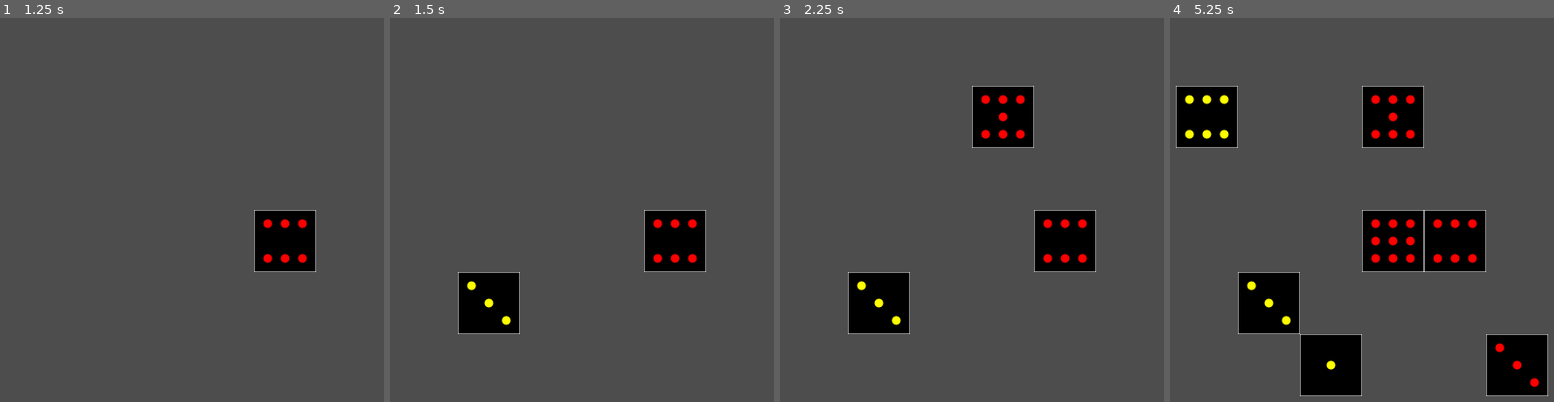
Above: before the commit, frames 1-4 (left to right).
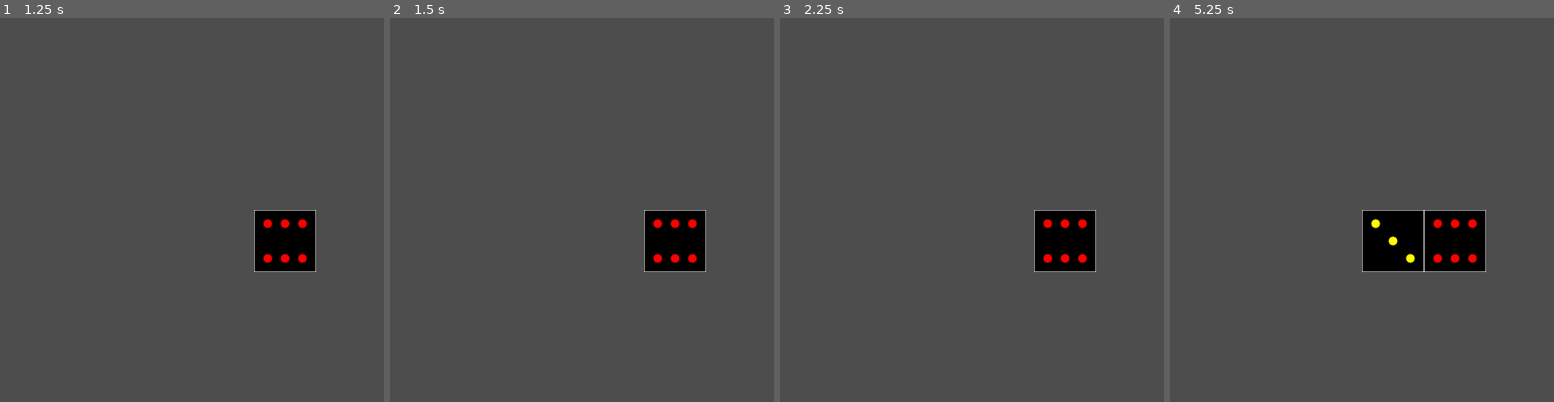
Above: after the commit, the same moments.

Repository: gturri/godot-test
Game: Godot game, scene res://test4-otnup/test4-otnup-main.tscn
The game is run twice, just before and just after one commit, with the same random seed, the same clock (stepped at 60 frames per second) and the same inputs. The project has no main scene, so this scene is started directly.
Inputs (mouse positions are in pixels of both pictures, inside the frame that each line leads up to):
- Up to frame 1 (1.25 s): tap Enter at 0.5 s; move the mouse to (280, 213) at 0.52 s; press the mouse at (280, 213) at 0.53 s; hold Right (ui_right) from 0.53 s (still down)
- Up to frame 2 (1.5 s): tap Space at 1.25 s; move the mouse to (474, 282) at 1.27 s; release Right (ui_right) at 1.28 s; release the mouse at (474, 282) at 1.28 s; hold Left (ui_left) from 1.28 s (still down); click (474, 282) at 1.35 s
- Up to frame 3 (2.25 s): tap Enter at 2 s; move the mouse to (1002, 94) at 2.02 s; release Left (ui_left) at 2.03 s; press the mouse at (1002, 94) at 2.03 s; hold Right (ui_right) from 2.03 s (still down)
- Up to frame 4 (5.25 s): tap Space at 2.75, 4.25 s; move the mouse to (1323, 386) at 2.77 s; release the mouse at (1323, 386) at 2.78 s; click (1323, 386) at 2.85 s; tap Enter at 3.5 s; move the mouse to (1484, 352) at 3.52 s; release Right (ui_right) at 3.53 s; press the mouse at (1484, 352) at 3.53 s; hold Left (ui_left) from 3.53 s (still down); move the mouse to (1208, 144) at 4.27 s; release the mouse at (1208, 144) at 4.28 s; click (1208, 144) at 4.35 s; move the mouse to (1369, 248) at 5.02 s; press the mouse at (1369, 248) at 5.03 s

Frame 1 is identical in both runs. In frame 2, 2.6% of the frame differs, in the area x 17-34%, y 66-83%; in frame 3, 5.2%; in frame 4, 13%, in the area x 1-99%, y 17-99%.

Commit message:
Must place a new card near an existing one

Diff:
--- a/test4-otnup/test4-otnup-main.gd
+++ b/test4-otnup/test4-otnup-main.gd
@@ -64,7 +64,10 @@
 	if cardsPlayed.is_empty():
 		return true
 	if not inBoardLimits(tile_pos):
-		print("not in board limit")
+		print("ERR: not in board limit")
+		return false
+	if not isNearAnExistingCard(tile_pos):
+		print("ERR: not near an existing card")
 		return false
 	if cardsPlayed.has(tile_pos):
 		var existingCard = cardsPlayed[tile_pos]
@@ -77,8 +80,28 @@
 		else:
 			print("ERR: card is not bigger than the existing one")
 			return false
-	# TODO: check that we're near an existing card
 	return true
+
+func isNearAnExistingCard(tile_pos):
+	if cardsPlayed.has(tile_pos):
+		return true
+	for neighbor in getNineNeighbors(tile_pos):
+		if cardsPlayed.has(neighbor):
+			return true
+	return false
+
+func getNineNeighbors(tile_pos):
+	return [
+		Vector2i(tile_pos.x-1, tile_pos.y-1),
+		Vector2i(tile_pos.x-1, tile_pos.y  ),
+		Vector2i(tile_pos.x-1, tile_pos.y+1),
+		Vector2i(tile_pos.x  , tile_pos.y-1),
+		Vector2i(tile_pos.x  , tile_pos.y  ),
+		Vector2i(tile_pos.x  , tile_pos.y+1),
+		Vector2i(tile_pos.x+1, tile_pos.y-1),
+		Vector2i(tile_pos.x+1, tile_pos.y  ),
+		Vector2i(tile_pos.x+1, tile_pos.y+1),
+	]
 
 func inBoardLimits(tile_pos):
 	print("checking boardLimits with " + str(tile_pos))
